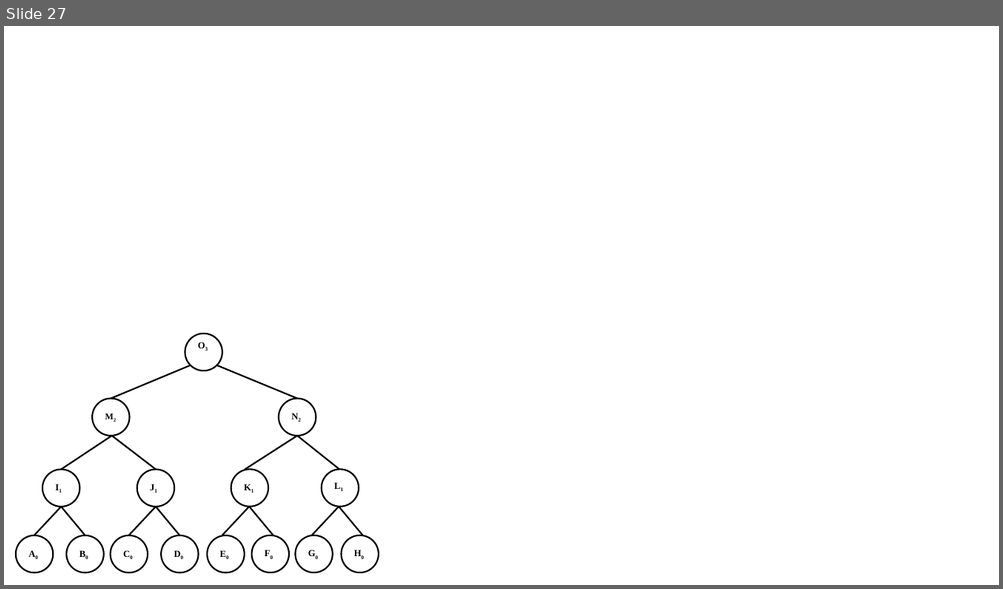
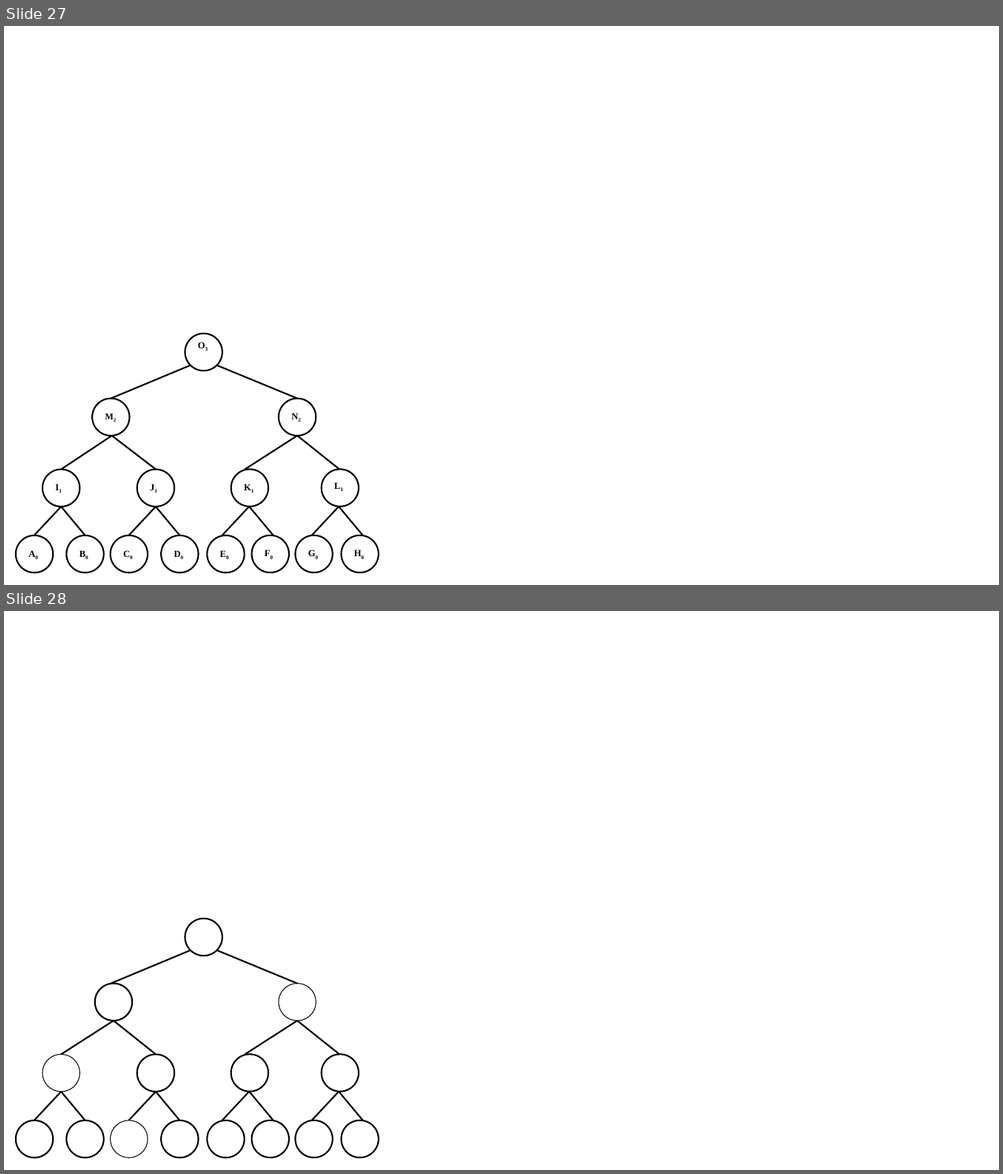
Before and after one commit to kavitshah8/thesis-, a slide deck: images/pics.pptx. Shown one above the other, each under a label of ours: slide 27 before the commit, slides 27 and 28 after it. The pictures are 1003x589 and 1003x1174 pixels, drawn with LibreOffice and Linux fonts; fonts in the diff are those of the drawing. Boxes give left, top, right and bottom in pixels: in the first picture for what was removed or moved away, otherwise in the second. Text is boxed around its words. In the diff, an @@ line names an element or a change of style, - is before the commit and + after.

```diff
--- a/images/pics.pptx
+++ b/images/pics.pptx
@@ slide 28 added at (x1=4, y1=611, x2=999, y2=1170), background #FFFFFF @@
@@ ellipse added at (x1=185, y1=918, x2=222, y2=956), outline #000000 1.5 pt @@
@@ line added from (111, 984) to (190, 951), #000000 1.5 pt @@
@@ line added from (297, 984) to (216, 951), #000000 1.5 pt @@
@@ ellipse added at (x1=95, y1=984, x2=132, y2=1022), outline #000000 1.5 pt @@
@@ ellipse added at (x1=279, y1=984, x2=316, y2=1022), outline #000000 0.75 pt @@
@@ line added from (62, 1055) to (114, 1022), #000000 1.5 pt @@
@@ line added from (156, 1055) to (114, 1022), #000000 1.5 pt @@
@@ line added from (245, 1055) to (297, 1022), #000000 1.5 pt @@
@@ line added from (340, 1055) to (297, 1022), #000000 1.5 pt @@
@@ ellipse added at (x1=42, y1=1055, x2=80, y2=1092), outline #000000 0.75 pt @@
@@ ellipse added at (x1=136, y1=1055, x2=174, y2=1092), outline #000000 1.5 pt @@
@@ ellipse added at (x1=231, y1=1055, x2=268, y2=1092), outline #000000 1.5 pt @@
@@ ellipse added at (x1=321, y1=1055, x2=358, y2=1092), outline #000000 1.5 pt @@
@@ line added from (34, 1121) to (62, 1092), #000000 1.5 pt @@
@@ line added from (85, 1121) to (62, 1092), #000000 1.5 pt @@
@@ line added from (128, 1121) to (156, 1092), #000000 1.5 pt @@
@@ line added from (179, 1121) to (156, 1092), #000000 1.5 pt @@
@@ line added from (222, 1121) to (250, 1092), #000000 1.5 pt @@
@@ line added from (273, 1121) to (250, 1092), #000000 1.5 pt @@
@@ line added from (312, 1121) to (339, 1092), #000000 1.5 pt @@
@@ line added from (363, 1121) to (339, 1092), #000000 1.5 pt @@
@@ ellipse added at (x1=16, y1=1121, x2=54, y2=1158), outline #000000 1.5 pt @@
@@ ellipse added at (x1=67, y1=1121, x2=104, y2=1158), outline #000000 1.5 pt @@
@@ ellipse added at (x1=111, y1=1121, x2=148, y2=1158), outline #000000 0.75 pt @@
@@ ellipse added at (x1=161, y1=1121, x2=198, y2=1158), outline #000000 1.5 pt @@
@@ ellipse added at (x1=207, y1=1121, x2=244, y2=1158), outline #000000 1.5 pt @@
@@ ellipse added at (x1=252, y1=1121, x2=289, y2=1158), outline #000000 1.5 pt @@
@@ ellipse added at (x1=295, y1=1121, x2=333, y2=1158), outline #000000 1.5 pt @@
@@ ellipse added at (x1=341, y1=1121, x2=378, y2=1158), outline #000000 1.5 pt @@
```
Also in this commit, not shown: 10 other files.
